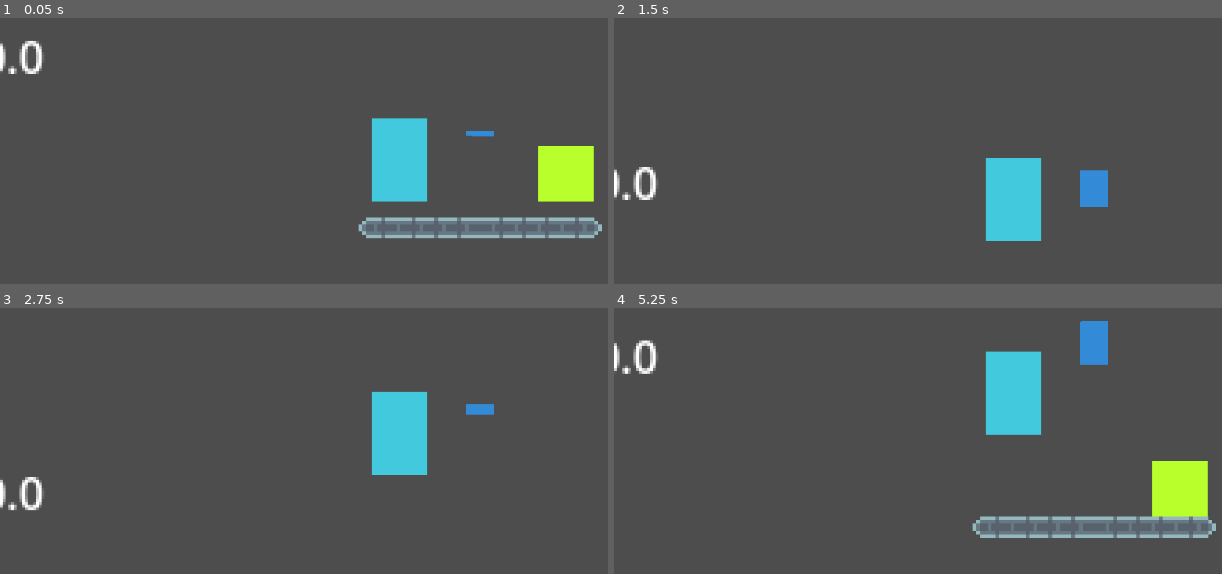
Above: before the commit, frames 1-4 (two rows, left to right).
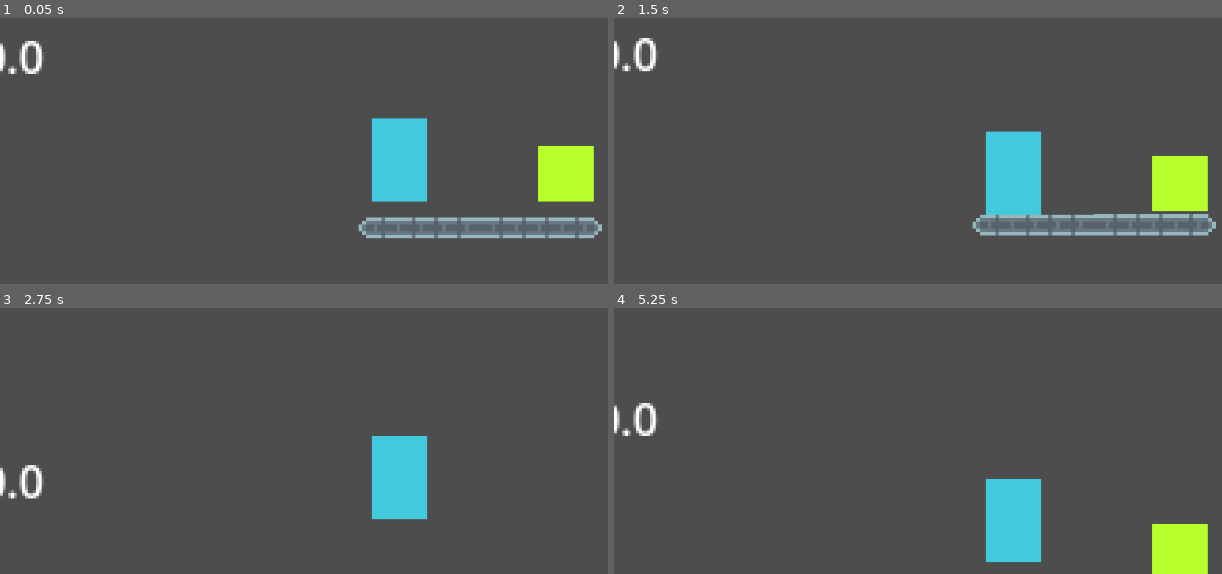
Above: after the commit, the same moments.

Repository: HercMakesThings/godot_platformer_study
Game: Godot game, scene res://scenes/game.tscn
The game is run twice, just before and just after one commit, with the same random seed, the same clock (stepped at 60 frames per second) and the same inputs.
Inputs (mouse positions are in pixels of both pictures, inside the frame that each line leads up to):
- Up to frame 1 (0.05 s): no input
- Up to frame 2 (1.5 s): move the mouse to (1191, 36) at 0.52 s; hold Space (btn_3) 0.53-1.28 s; hold D (run_right_test) from 0.53 s (still down); tap W (up_input_test) at 0.77 s; move the mouse to (851, 81) at 1.27 s; click (851, 81) at 1.35 s
- Up to frame 3 (2.75 s): tap W (up_input_test) at 1.52 s; tap Space (btn_3) at 1.55 s; move the mouse to (outside the picture) at 2.02 s; release D (run_right_test) at 2.03 s; hold A (run_left_test) from 2.03 s (still down); hold Space (btn_3) from 2.03 s (still down)
- Up to frame 4 (5.25 s): move the mouse to (972, 438) at 2.77 s; release A (run_left_test) at 2.78 s; release Space (btn_3) at 2.78 s; hold D (run_right_test) 2.78-4.28 s; tap Space (btn_3) at 2.85, 3.8, 4.35 s; tap W (up_input_test) at 3.02, 3.77, 4.52 s; move the mouse to (outside the picture) at 3.52 s; press the mouse at (outside the picture) at 3.53 s; move the mouse to (outside the picture) at 4.27 s; release the mouse at (outside the picture) at 4.28 s; hold A (run_left_test) 4.28-5.03 s; move the mouse to (1051, 350) at 5.02 s; hold D (run_right_test) from 5.03 s (still down); hold Space (btn_3) from 5.03 s (still down)

The runs differ from the first frame. In frame 1, 0.1% of the frame differs, in the area x 76-82%, y 42-45%; in frame 2, 7.7%; in frame 3, 3.8%; in frame 4, 13%, in the area x 0-100%, y 4-100%.

Commit message:
implemented dj ability

Diff:
--- a/scenes/player_new.tscn
+++ b/scenes/player_new.tscn
@@ -9,6 +9,9 @@
 [ext_resource type="Script" uid="uid://bjx5rtki0usbf" path="res://scripts/stamina_manager.gd" id="6_6ljwu"]
 [ext_resource type="Script" uid="uid://bp5b6dbhlfcej" path="res://scripts/player_vel_vis.gd" id="7_6ljwu"]
 [ext_resource type="Script" uid="uid://bspltfusgi8q8" path="res://scripts/orientation_visualizer.gd" id="8_gvpj1"]
+[ext_resource type="Script" uid="uid://b5jo0ea00swg" path="res://scripts/animation_component.gd" id="10_4mov0"]
+[ext_resource type="Script" uid="uid://b6cj2ucaeqd2" path="res://scripts/ability_manager.gd" id="11_7nfqo"]
+[ext_resource type="Script" uid="uid://cjkfeb23cki15" path="res://scripts/air_jump_ability.gd" id="11_kkhi3"]
 
 [sub_resource type="CapsuleShape2D" id="CapsuleShape2D_dsvhw"]
 radius = 8.0
@@ -80,6 +83,7 @@
 
 [node name="velocity_vis" type="Line2D" parent="." unique_id=1855895214]
 unique_name_in_owner = true
+visible = false
 position = Vector2(28.945, -10.4)
 points = PackedVector2Array(0.025, 0, 0, 0)
 default_color = Color(0.201004, 0.544663, 0.844904, 1)
@@ -87,8 +91,27 @@
 script = ExtResource("7_6ljwu")
 
 [node name="OrientationVisualizer" type="RayCast2D" parent="." unique_id=745393792 node_paths=PackedStringArray("body")]
+unique_name_in_owner = true
 position = Vector2(0, -13)
 target_position = Vector2(24, 0)
 script = ExtResource("8_gvpj1")
 body = NodePath("..")
 metadata/_custom_type_script = "uid://bspltfusgi8q8"
+
+[node name="AnimationComponent" type="Node" parent="." unique_id=430436860 node_paths=PackedStringArray("model", "movement_component")]
+unique_name_in_owner = true
+script = ExtResource("10_4mov0")
+model = NodePath("../PlaceholderModel")
+movement_component = NodePath("../MovementComponent")
+metadata/_custom_type_script = "uid://b5jo0ea00swg"
+
+[node name="AbilityManager" type="Node" parent="." unique_id=2051535807 node_paths=PackedStringArray("body")]
+unique_name_in_owner = true
+script = ExtResource("11_7nfqo")
+body = NodePath("..")
+metadata/_custom_type_script = "uid://b6cj2ucaeqd2"
+
+[node name="AirJump" type="Node" parent="AbilityManager" unique_id=1574185051]
+unique_name_in_owner = true
+script = ExtResource("11_kkhi3")
+metadata/_custom_type_script = "uid://b0ri7sbekqbq6"
--- /dev/null
+++ b/scripts/ability.gd
@@ -0,0 +1,4 @@
+class_name Ability extends Node
+
+func tick_ability(input: InputGameComponent, movement: MovementComponent) -> void:
+	pass
--- /dev/null
+++ b/scripts/ability_manager.gd
@@ -0,0 +1,17 @@
+class_name AbilityManager extends Node
+
+@export var body: CharacterBody2D
+
+func _ready() -> void:
+	if body == null:
+		return
+	for ability in get_children():
+		if ability is Ability:
+			print(str(body.name) + " has ability: " + str(ability.name))
+
+func update_abilities(input: InputGameComponent, movement: MovementComponent) -> void:
+	if body == null:
+		return
+	for ability in get_children():
+		if ability is Ability:
+			ability.tick_ability(input, movement)
--- /dev/null
+++ b/scripts/air_jump_ability.gd
@@ -0,0 +1,21 @@
+class_name AirJump extends Ability
+
+@onready var body: PlayerNew = $"../.."
+
+@export var air_jump_count: int = 1
+@export var air_jump_modifier: float = 0.75
+var air_jumps: int
+
+func _ready() -> void:
+	air_jumps = air_jump_count
+
+func tick_ability(input: InputGameComponent, movement: MovementComponent) -> void:
+	if (air_jumps > 0 &&
+		input.btn_3_input &&
+		movement.current_state == movement.MoveState.AIRBORNE &&
+		!body.is_on_floor()):
+		body.velocity.y = movement.JUMP_VELOCITY * air_jump_modifier
+		air_jumps -= 1
+
+	if air_jumps < air_jump_count && body.is_on_floor():
+		air_jumps = air_jump_count
--- /dev/null
+++ b/scripts/airdodge_ability.gd
@@ -0,0 +1 @@
+extends Ability
--- /dev/null
+++ b/scripts/animation_component.gd
@@ -0,0 +1,4 @@
+class_name AnimationComponent extends Node
+
+@export var model: Node
+@export var movement_component: MovementComponent
--- a/scripts/input_game_component.gd
+++ b/scripts/input_game_component.gd
@@ -23,8 +23,8 @@
 	#btn_2_input = Input.is_action_just_pressed("btn_2")
 	btn_2_input = Input.is_action_pressed("btn_2")
 	#btn_3_input = Input.is_action_just_pressed("jump_test")
-	#btn_3_input = Input.is_action_just_pressed("btn_3")
-	btn_3_input = Input.is_action_pressed("btn_3")
+	btn_3_input = Input.is_action_just_pressed("btn_3")
+	#btn_3_input = Input.is_action_pressed("btn_3")
 	guard_input = is_guard_pressed()
 
 	#debug
--- a/scripts/player_new.gd
+++ b/scripts/player_new.gd
@@ -4,6 +4,7 @@
 @onready var movement_component: MovementComponent = %MovementComponent
 @onready var health_manager: HealthManager = %HealthManager
 @onready var stamina_manager: StaminaManager = %StaminaManager
+@onready var ability_manager: AbilityManager = %AbilityManager
 
 #@onready var platform_manager: PlatformManager = %PlatformManager
 @onready var platform_manager: PlatformManager = $"../PlatformManager"
@@ -22,6 +23,8 @@
 
 	movement_component.tick(delta)
 
+	ability_manager.update_abilities(input_game_component, movement_component)
+
 	move_and_slide()
 
 func _on_platform(_platform: PlatformBasic, _collider: CharacterBody2D) -> void:
Not shown, added: scripts/ability.gd.uid
Not shown, added: scripts/ability_manager.gd.uid
Not shown, added: scripts/air_jump_ability.gd.uid
Not shown, added: scripts/airdodge_ability.gd.uid
Not shown, added: scripts/animation_component.gd.uid
